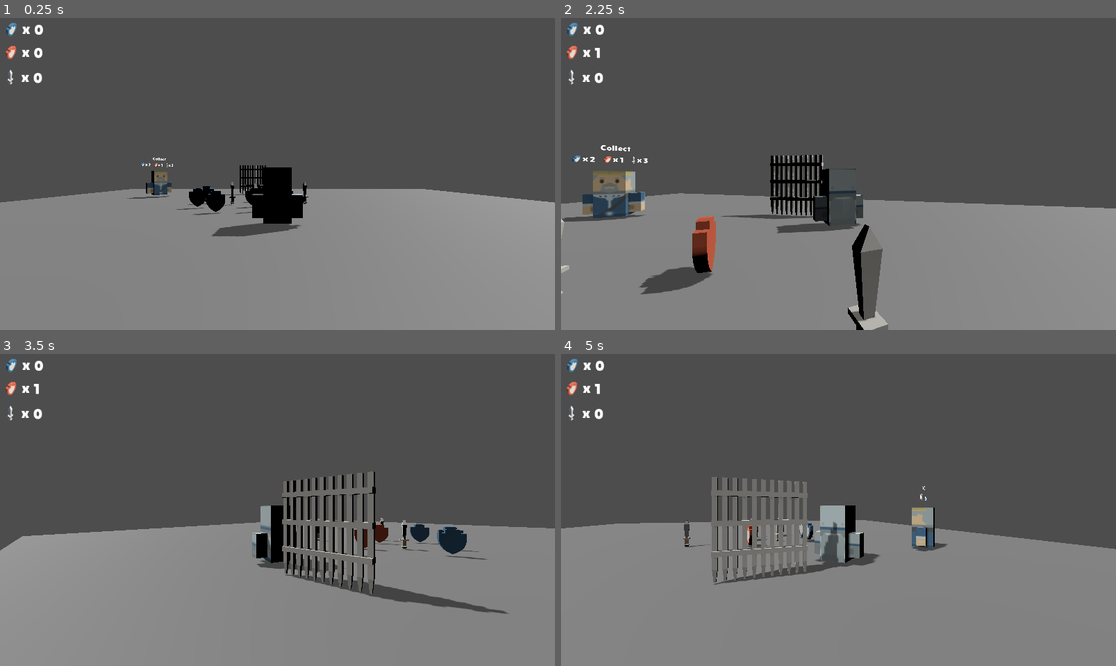
Above: before the commit, frames 1-4 (two rows, left to right).
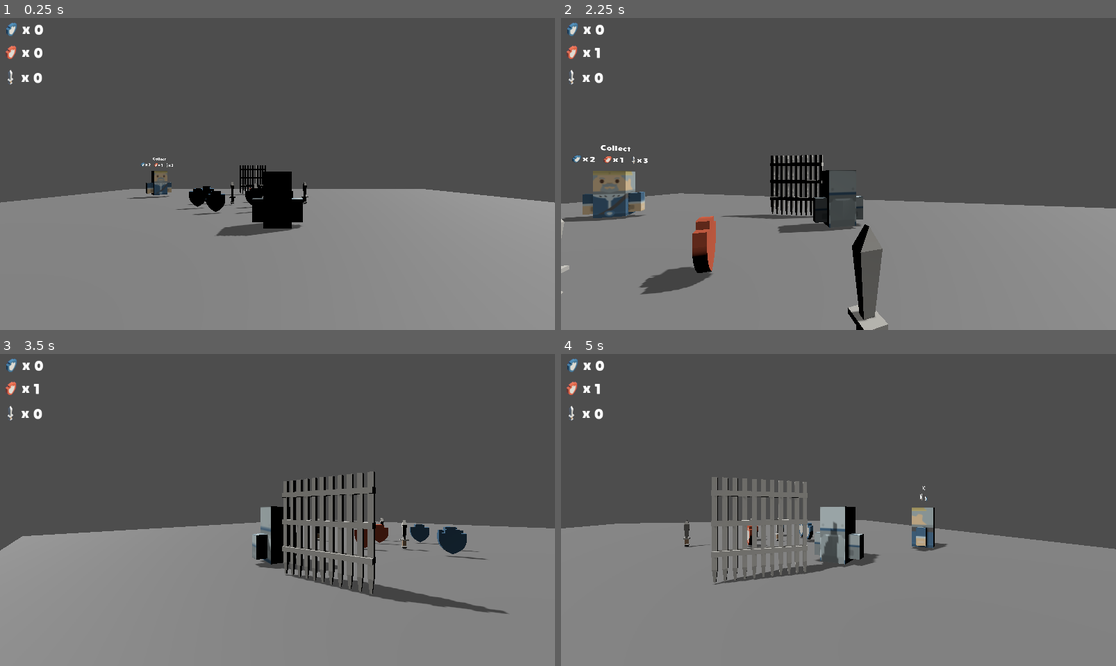
Above: after the commit, the same moments.

Repository: JaeMark/SwordswornCustodian
Game: Godot game, scene res://Maps/Castle.tscn
The game is run twice, just before and just after one commit, with the same random seed, the same clock (stepped at 60 frames per second) and the same inputs.
Inputs:
- Up to frame 1 (0.25 s): no input
- Up to frame 2 (2.25 s): tap E (interact) at 0.5, 0.6, 1.25, 1.35, 2, 2.1 s; hold W (forward) 0.53-2.03 s; tap Space (jump) at 0.77, 1.52 s; hold A (left) from 2.03 s (still down)
- Up to frame 3 (3.5 s): keep holding A (left); tap E (interact) at 2.75, 2.85 s; tap Space (jump) at 3.02 s
- Up to frame 4 (5 s): tap E (interact) at 3.5, 3.6, 4.25, 4.35 s; release A (left) at 3.53 s; hold S (back) 3.53-4.28 s; tap Space (jump) at 3.77, 4.52 s; hold D (right) from 4.28 s (still down)

The runs differ from the first frame. In frame 1, 0.3% of the frame differs, in the area x 38-55%, y 47-71%; in frame 2, 0.1%; in frame 3, 0.1%; in frame 4, 0.2%.

Commit message:
Lowered player hop height

Diff:
--- a/Player/Player.tscn
+++ b/Player/Player.tscn
@@ -16,7 +16,7 @@
 tracks/0/path = NodePath("KnightBlue")
 tracks/0/interp = 1
 tracks/0/loop_wrap = true
-tracks/0/keys = PackedFloat32Array(0, 1, 0, 0, 0, 0.25, 1, 0, 0.5, 0, 0.5, 1, 0, 0, 0)
+tracks/0/keys = PackedFloat32Array(0, 1, 0, 0, 0, 0.25, 1, 0, 0.25, 0, 0.5, 1, 0, 0, 0)
 
 [sub_resource type="AnimationLibrary" id="AnimationLibrary_0lnor"]
 _data = {
@@ -32,7 +32,6 @@
 shape = SubResource("CapsuleShape3D_6fyx4")
 
 [node name="KnightBlue" type="MeshInstance3D" parent="."]
-transform = Transform3D(1, 0, 0, 0, 1, 0, 0, 0, 1, 0, 0.4, 0)
 mesh = ExtResource("1_y1rqk")
 
 [node name="SpringArm3D" type="SpringArm3D" parent="."]
